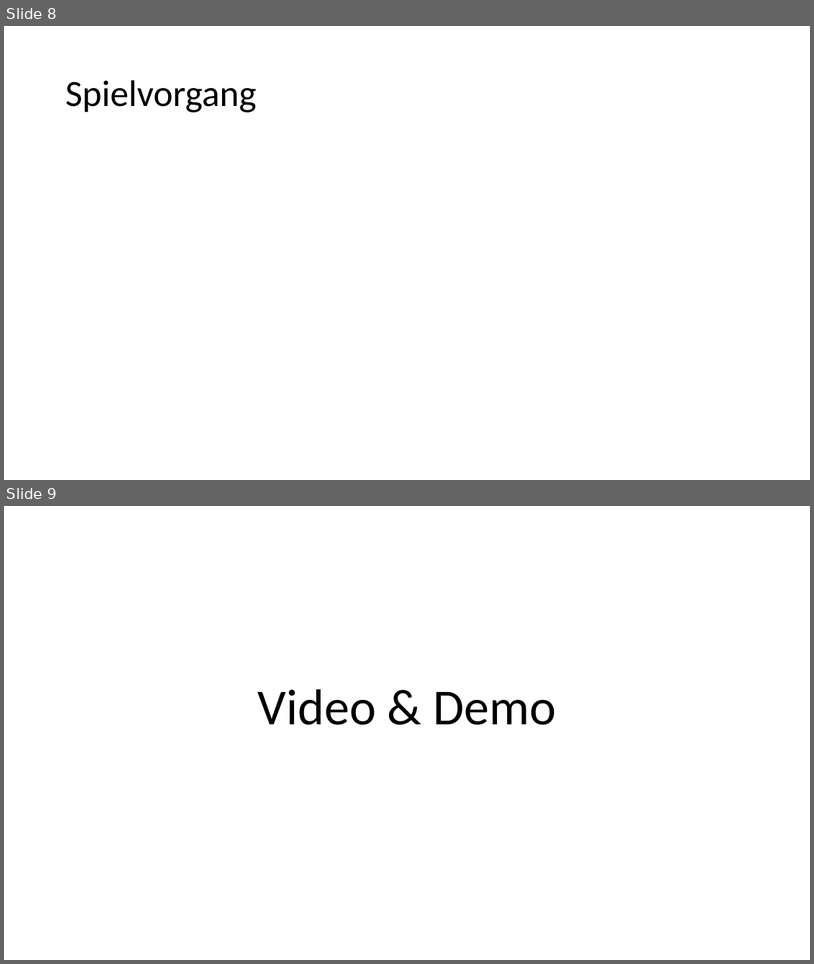
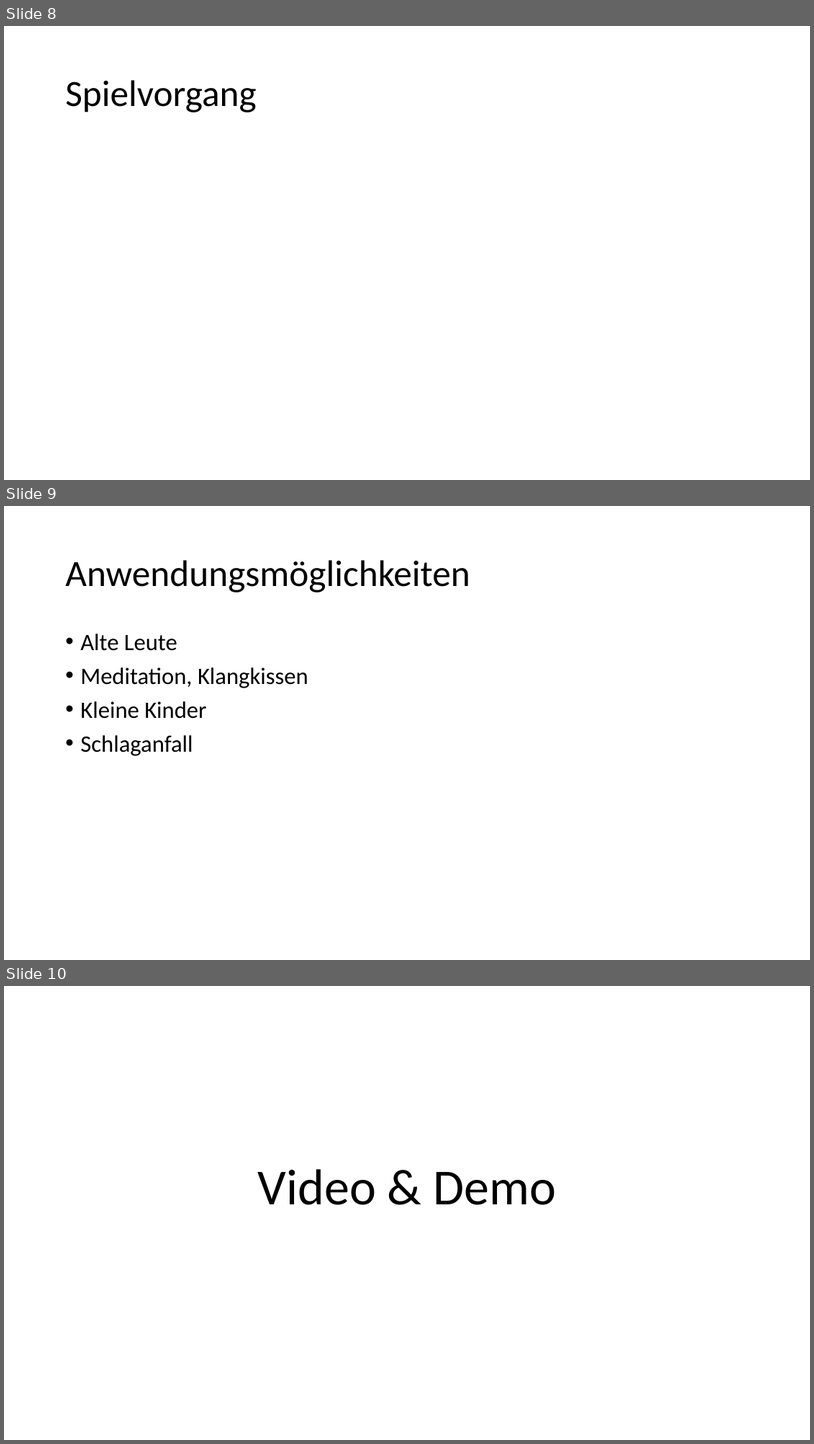
Before and after one commit to Julia3072/HCI, a slide deck: Projekt/Presentation/final_presentation.pptx. Shown one above the other, each under a label of ours: slides 8 and 9 before the commit, slides 8, 9 and 10 after it. The pictures are 814x964 and 814x1444 pixels, drawn with LibreOffice and Linux fonts; fonts in the diff are those of the drawing. Boxes give left, top, right and bottom in pixels: in the first picture for what was removed or moved away, otherwise in the second. Text is boxed around its words. In the diff, an @@ line names an element or a change of style, - is before the commit and + after.

Commit message:
final presentation

```diff
--- a/Projekt/Presentation/final_presentation.pptx
+++ b/Projekt/Presentation/final_presentation.pptx
@@ slide 9 added at (4, 506, 810, 960), background #FFFFFF @@
@@ title added at (65, 560, 470, 592), 44 pt, text #000000 @@
+Anwendungsmöglichkeiten
@@ text added at (80, 633, 309, 756), 28 pt, text #000000 @@
+• Alte Leute
+• Meditation, Klangkissen
+• Kleine Kinder
+• Schlaganfall
@@ what was slide 9 is now slide 10 @@
```
